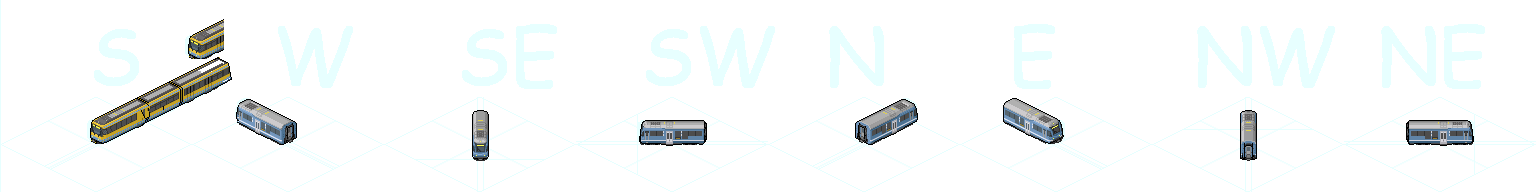
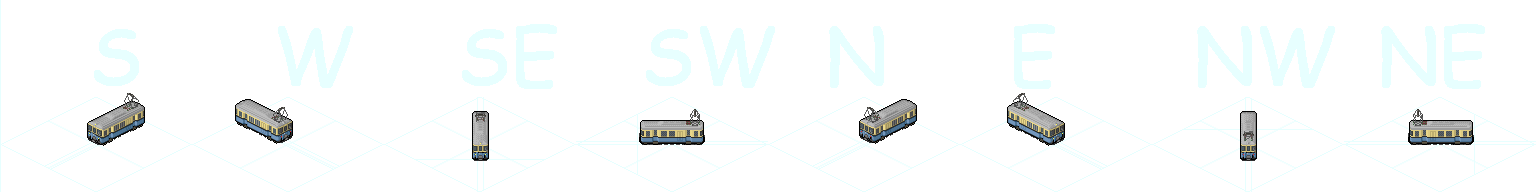
The second 1536 × 192 image is a revision of the first. Changes to its layers:
showed group "Electric" (10 layers) over [87, 93, 1474, 161]
showed "HGe 2/2 Stromabnehmer-Kopie" over [124, 93, 1423, 141]
showed "Electric 1972 Deh 4/4-Kopie", painted on it over [87, 99, 1474, 161]
showed group "MGB" (8 layers) over [87, 98, 1474, 161]
hid "Alvra-Kopie #4" over [87, 19, 1474, 161]
hid "Alvra-Kopie #3" over [87, 19, 1474, 161]
showed group "RHB" (7 layers) over [87, 97, 1474, 161]
showed group "Gueterwagen" (64 layers) over [87, 68, 1474, 161]
added group "Autotransport" with 2 layers in group "Gueterwagen" over [93, 117, 125, 139]
added group "Autos #1" with 1 layers in group "Autotransport" over [93, 117, 125, 139]
added group "Rieselgut" with 5 layers in group "Gueterwagen" over [89, 99, 1473, 161]
added group "Unfertig #3" with 4 layers in group "Rieselgut" over [89, 99, 1473, 161]
added group "Stückgut" with 10 layers in group "Gueterwagen" over [89, 97, 1473, 161]
added group "Post" with 8 layers in group "Gueterwagen" over [87, 97, 1474, 161]
added group "Cooled" with 10 layers in group "Gueterwagen" over [89, 99, 1473, 161]
added group "Unfertig" with 2 layers in group "Cooled" over [89, 99, 1473, 161]
added group "Krankentransport" with 3 layers in group "Gueterwagen" over [87, 68, 1473, 161]
added group "Leichen" with 5 layers in group "Gueterwagen" over [87, 98, 1473, 161]
added group "Unfertig #1" with 4 layers in group "Leichen" over [87, 98, 1473, 161]
added group "Unfertig #2" with 2 layers in group "Werttransport" over [87, 98, 707, 161]
showed group "Loks" (9 layers) over [87, 60, 1474, 161]
